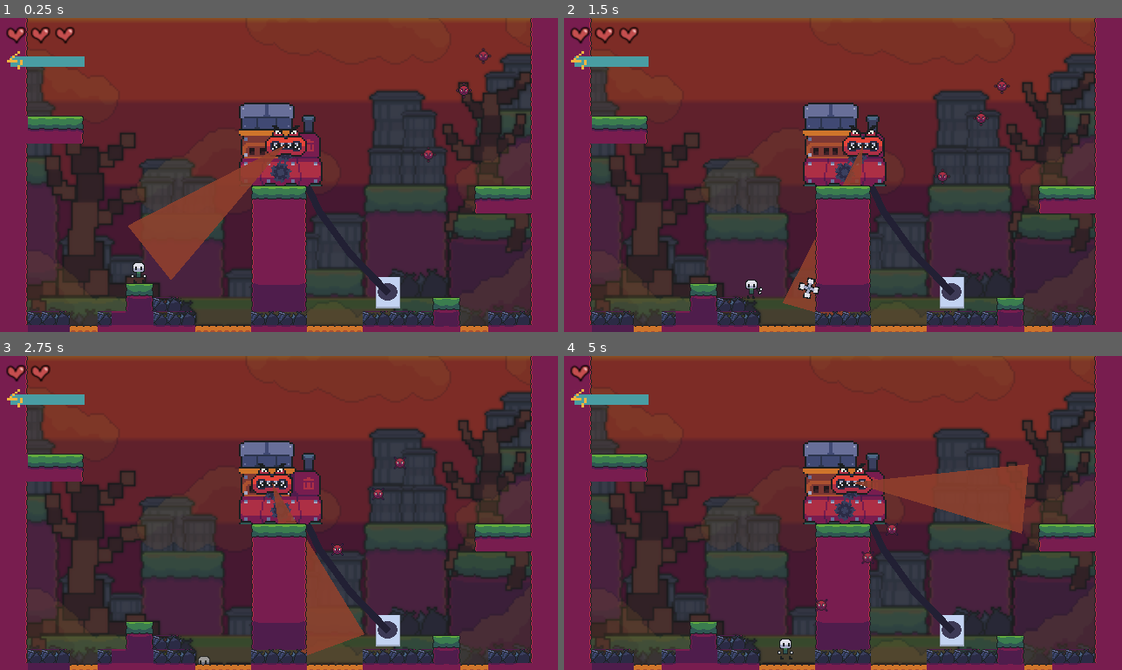
Above: before the commit, frames 1-4 (two rows, left to right).
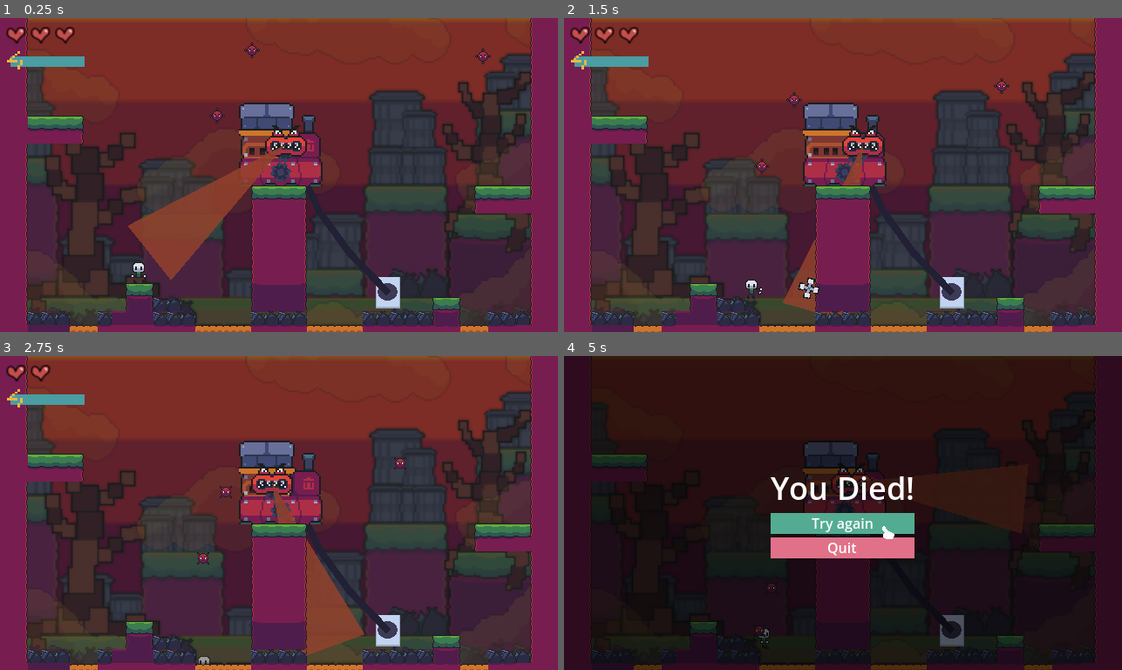
Above: after the commit, the same moments.

Repository: snootyjerk/Boss-Rush-Jam
Game: Godot game, scene res://main.tscn
The game is run twice, just before and just after one commit, with the same random seed, the same clock (stepped at 60 frames per second) and the same inputs.
Inputs:
- Up to frame 1 (0.25 s): no input
- Up to frame 2 (1.5 s): hold Right (right) from 0.53 s (still down); tap Shift (throw) at 0.6, 1.35 s; tap Space (jump) at 0.77 s
- Up to frame 3 (2.75 s): tap Space (jump) at 1.52 s; release Right (right) at 2.03 s; hold Left (left) from 2.03 s (still down); tap Shift (throw) at 2.1 s
- Up to frame 4 (5 s): tap Shift (throw) at 2.85, 3.6, 4.35 s; tap Space (jump) at 3.02, 3.77, 4.52 s; release Left (left) at 4.28 s; hold Right (right) from 4.28 s (still down)

The runs differ from the first frame. In frame 1, 0.3% of the frame differs, in the area x 37-89%, y 7-47%; in frame 2, 0.3%; in frame 3, 0.3%; in frame 4, 97%, in the area x 0-100%, y 0-100%.

Commit message:
spike enemies turn into obstacles and bounce

Diff:
--- a/Enemies/enemy_test.tscn
+++ b/Enemies/Spike/enemy_spike.tscn
@@ -1,8 +1,8 @@
 [gd_scene load_steps=5 format=3 uid="uid://q5fpykt0bb1v"]
 
-[ext_resource type="Script" path="res://Enemies/enemy_test.gd" id="1_mhar8"]
-[ext_resource type="PackedScene" uid="uid://cscc0uil6ps2p" path="res://Enemies/enemy_death.tscn" id="2_imygp"]
-[ext_resource type="SpriteFrames" uid="uid://bb5b6aoi2qgyl" path="res://Sprite Sheets/spike_bwall_frames.tres" id="3_fsng8"]
+[ext_resource type="Script" path="res://Enemies/Spike/enemy_spike.gd" id="1_bge8j"]
+[ext_resource type="PackedScene" uid="uid://cscc0uil6ps2p" path="res://Enemies/Spike/enemy_spike_death.tscn" id="2_e6fr0"]
+[ext_resource type="SpriteFrames" uid="uid://bb5b6aoi2qgyl" path="res://Sprite Sheets/spike_bwall_frames.tres" id="3_tm3ru"]
 
 [sub_resource type="RectangleShape2D" id="RectangleShape2D_oq3yb"]
 size = Vector2(12, 13)
@@ -10,14 +10,15 @@
 [node name="EnemyTest" type="CharacterBody2D"]
 collision_layer = 112
 collision_mask = 32
-script = ExtResource("1_mhar8")
-_enemy_death_scene = ExtResource("2_imygp")
+script = ExtResource("1_bge8j")
+_enemy_death_scene = ExtResource("2_e6fr0")
 
 [node name="CollisionShape2D" type="CollisionShape2D" parent="."]
 position = Vector2(0, -0.5)
 shape = SubResource("RectangleShape2D_oq3yb")
 
 [node name="Sprite2D" type="AnimatedSprite2D" parent="."]
-sprite_frames = ExtResource("3_fsng8")
+texture_filter = 1
+sprite_frames = ExtResource("3_tm3ru")
 autoplay = "default"
 frame_progress = 0.639867
--- /dev/null
+++ b/Enemies/Spike/enemy_spike_death.gd
@@ -0,0 +1,10 @@
+extends RigidBody2D
+
+@export var _bounce_on_hit_impulse: float = 100.0
+
+func _ready() -> void:
+	self.apply_impulse(Vector2.UP * _bounce_on_hit_impulse)
+	#add_constant_force(Vector2.UP * _bounce_on_hit_force)
+
+#func _on_animation_player_animation_finished(anim_name: StringName) -> void:
+	#queue_free()
--- /dev/null
+++ b/Enemies/Spike/enemy_spike_death.tscn
@@ -0,0 +1,27 @@
+[gd_scene load_steps=5 format=3 uid="uid://cscc0uil6ps2p"]
+
+[ext_resource type="Script" path="res://Enemies/Spike/enemy_spike_death.gd" id="1_4vyla"]
+[ext_resource type="Texture2D" uid="uid://bev0tjgbyk6df" path="res://Sprite Sheets/spike_bwall.png" id="2_sjf68"]
+
+[sub_resource type="PhysicsMaterial" id="PhysicsMaterial_tav0t"]
+bounce = 0.2
+
+[sub_resource type="CircleShape2D" id="CircleShape2D_62lxp"]
+radius = 6.0
+
+[node name="EnemyDeath" type="RigidBody2D"]
+collision_layer = 32
+mass = 0.1
+physics_material_override = SubResource("PhysicsMaterial_tav0t")
+script = ExtResource("1_4vyla")
+_bounce_on_hit_impulse = 200.0
+
+[node name="CollisionShape2D" type="CollisionShape2D" parent="."]
+shape = SubResource("CircleShape2D_62lxp")
+
+[node name="Sprite2D" type="Sprite2D" parent="."]
+texture_filter = 1
+texture = ExtResource("2_sjf68")
+hframes = 2
+region_enabled = true
+region_rect = Rect2(0, 0, 64, 32)
--- a/Enemies/enemy_death.gd
+++ /dev/null
@@ -1,5 +0,0 @@
-extends Node2D
-
-
-func _on_animation_player_animation_finished(anim_name: StringName) -> void:
-	queue_free()
--- a/Enemies/enemy_death.tscn
+++ /dev/null
@@ -1,79 +0,0 @@
-[gd_scene load_steps=6 format=3 uid="uid://cscc0uil6ps2p"]
-
-[ext_resource type="Script" path="res://Enemies/enemy_death.gd" id="1_4vyla"]
-[ext_resource type="Texture2D" uid="uid://dy00dfrvlhb67" path="res://Sprite Sheets/Vaccum_Head.png" id="1_tc1d7"]
-
-[sub_resource type="Animation" id="Animation_2yevu"]
-length = 0.001
-tracks/0/type = "value"
-tracks/0/imported = false
-tracks/0/enabled = true
-tracks/0/path = NodePath("Sprite2D:scale")
-tracks/0/interp = 1
-tracks/0/loop_wrap = true
-tracks/0/keys = {
-"times": PackedFloat32Array(0),
-"transitions": PackedFloat32Array(1),
-"update": 0,
-"values": [Vector2(1, 1)]
-}
-tracks/1/type = "value"
-tracks/1/imported = false
-tracks/1/enabled = true
-tracks/1/path = NodePath("Sprite2D:modulate")
-tracks/1/interp = 1
-tracks/1/loop_wrap = true
-tracks/1/keys = {
-"times": PackedFloat32Array(0),
-"transitions": PackedFloat32Array(1),
-"update": 0,
-"values": [Color(1, 1, 1, 1)]
-}
-
-[sub_resource type="Animation" id="Animation_482oa"]
-resource_name = "death"
-length = 0.3
-tracks/0/type = "value"
-tracks/0/imported = false
-tracks/0/enabled = true
-tracks/0/path = NodePath("Sprite2D:scale")
-tracks/0/interp = 1
-tracks/0/loop_wrap = true
-tracks/0/keys = {
-"times": PackedFloat32Array(0, 0.3),
-"transitions": PackedFloat32Array(1, 1),
-"update": 0,
-"values": [Vector2(1, 1), Vector2(0.1, 0.1)]
-}
-tracks/1/type = "value"
-tracks/1/imported = false
-tracks/1/enabled = true
-tracks/1/path = NodePath("Sprite2D:modulate")
-tracks/1/interp = 1
-tracks/1/loop_wrap = true
-tracks/1/keys = {
-"times": PackedFloat32Array(0, 0.3),
-"transitions": PackedFloat32Array(1, 1),
-"update": 0,
-"values": [Color(1, 1, 1, 1), Color(1, 1, 1, 0.439216)]
-}
-
-[sub_resource type="AnimationLibrary" id="AnimationLibrary_8s4ye"]
-_data = {
-"RESET": SubResource("Animation_2yevu"),
-"death": SubResource("Animation_482oa")
-}
-
-[node name="EnemyDeath" type="Node2D"]
-script = ExtResource("1_4vyla")
-
-[node name="Sprite2D" type="Sprite2D" parent="."]
-texture = ExtResource("1_tc1d7")
-
-[node name="AnimationPlayer" type="AnimationPlayer" parent="."]
-libraries = {
-"": SubResource("AnimationLibrary_8s4ye")
-}
-autoplay = "death"
-
-[connection signal="animation_finished" from="AnimationPlayer" to="." method="_on_animation_player_animation_finished"]
--- a/Levels/level_test.tscn
+++ b/Levels/level_test.tscn
@@ -8,7 +8,7 @@
 [ext_resource type="PackedScene" uid="uid://dirybipb62lpw" path="res://cable_segment.tscn" id="4_0tdf5"]
 [ext_resource type="PackedScene" uid="uid://dn6303lg03qwh" path="res://Bosses/boss_test.tscn" id="4_ttgys"]
 [ext_resource type="TileSet" uid="uid://7iu1neo0872o" path="res://Tile Sets/vacuum_boss_tileset.tres" id="8_1ms8r"]
-[ext_resource type="PackedScene" uid="uid://q5fpykt0bb1v" path="res://Enemies/enemy_test.tscn" id="9_lm43w"]
+[ext_resource type="PackedScene" uid="uid://q5fpykt0bb1v" path="res://Enemies/Spike/enemy_spike.tscn" id="9_lm43w"]
 [ext_resource type="TileSet" uid="uid://cct8db38hqdxt" path="res://Tile Sets/murky_water_tileset.tres" id="9_nh304"]
 
 [sub_resource type="RectangleShape2D" id="RectangleShape2D_jtchg"]
@@ -87,10 +87,10 @@
 layer_0/tile_data = PackedInt32Array(1441809, 0, 0, 1441808, 0, 0, 1441807, 0, 0, 1441806, 0, 0, 1441814, 0, 0, 1441815, 0, 0, 1441816, 0, 0, 1441817, 0, 0, 1441797, 0, 0, 1441798, 0, 0, 1441825, 0, 0, 1441826, 0, 0)
 
 [node name="EnemyTest" parent="." instance=ExtResource("9_lm43w")]
-position = Vector2(543, 77)
+position = Vector2(295, 26)
 
 [node name="EnemyTest2" parent="." instance=ExtResource("9_lm43w")]
-position = Vector2(503, 152)
+position = Vector2(255, 101)
 
 [node name="EnemyTest3" parent="." instance=ExtResource("9_lm43w")]
 position = Vector2(565, 37)
--- a/Player/player.tscn
+++ b/Player/player.tscn
@@ -70,6 +70,47 @@
 "values": [8, 9, 10, 11, 12, 13, 14, 15]
 }
 
+[sub_resource type="Animation" id="Animation_q7gbd"]
+resource_name = "air_no_fan"
+length = 0.8
+step = 0.025
+tracks/0/type = "value"
+tracks/0/imported = false
+tracks/0/enabled = true
+tracks/0/path = NodePath(".:frame")
+tracks/0/interp = 1
+tracks/0/loop_wrap = true
+tracks/0/keys = {
+"times": PackedFloat32Array(0, 0.1, 0.2, 0.3, 0.4, 0.5, 0.6, 0.7),
+"transitions": PackedFloat32Array(1, 1, 1, 1, 1, 1, 1, 1),
+"update": 1,
+"values": [8, 9, 10, 11, 12, 13, 14, 15]
+}
+tracks/1/type = "value"
+tracks/1/imported = false
+tracks/1/enabled = true
+tracks/1/path = NodePath("ArmsPivot/ArmsSprite:visible")
+tracks/1/interp = 1
+tracks/1/loop_wrap = true
+tracks/1/keys = {
+"times": PackedFloat32Array(0, 0.8),
+"transitions": PackedFloat32Array(1, 1),
+"update": 1,
+"values": [true, false]
+}
+tracks/2/type = "value"
+tracks/2/imported = false
+tracks/2/enabled = true
+tracks/2/path = NodePath("ArmsPivot/ArmsSprite:rotation")
+tracks/2/interp = 1
+tracks/2/loop_wrap = true
+tracks/2/keys = {
+"times": PackedFloat32Array(0),
+"transitions": PackedFloat32Array(1),
+"update": 0,
+"values": [2.79253]
+}
+
 [sub_resource type="Animation" id="Animation_3qkjf"]
 resource_name = "idle"
 length = 0.8
@@ -205,47 +246,6 @@
 "args": [],
 "method": &"_on_throw_animation_finished"
 }]
-}
-
-[sub_resource type="Animation" id="Animation_q7gbd"]
-resource_name = "air_no_fan"
-length = 0.8
-step = 0.025
-tracks/0/type = "value"
-tracks/0/imported = false
-tracks/0/enabled = true
-tracks/0/path = NodePath(".:frame")
-tracks/0/interp = 1
-tracks/0/loop_wrap = true
-tracks/0/keys = {
-"times": PackedFloat32Array(0, 0.1, 0.2, 0.3, 0.4, 0.5, 0.6, 0.7),
-"transitions": PackedFloat32Array(1, 1, 1, 1, 1, 1, 1, 1),
-"update": 1,
-"values": [8, 9, 10, 11, 12, 13, 14, 15]
-}
-tracks/1/type = "value"
-tracks/1/imported = false
-tracks/1/enabled = true
-tracks/1/path = NodePath("ArmsPivot/ArmsSprite:visible")
-tracks/1/interp = 1
-tracks/1/loop_wrap = true
-tracks/1/keys = {
-"times": PackedFloat32Array(0, 0.8),
-"transitions": PackedFloat32Array(1, 1),
-"update": 1,
-"values": [true, false]
-}
-tracks/2/type = "value"
-tracks/2/imported = false
-tracks/2/enabled = true
-tracks/2/path = NodePath("ArmsPivot/ArmsSprite:rotation")
-tracks/2/interp = 1
-tracks/2/loop_wrap = true
-tracks/2/keys = {
-"times": PackedFloat32Array(0),
-"transitions": PackedFloat32Array(1),
-"update": 0,
-"values": [2.79253]
 }
 
 [sub_resource type="AnimationLibrary" id="AnimationLibrary_b0mlb"]
Renamed: Enemies/enemy_test.gd -> Enemies/Spike/enemy_spike.gd
